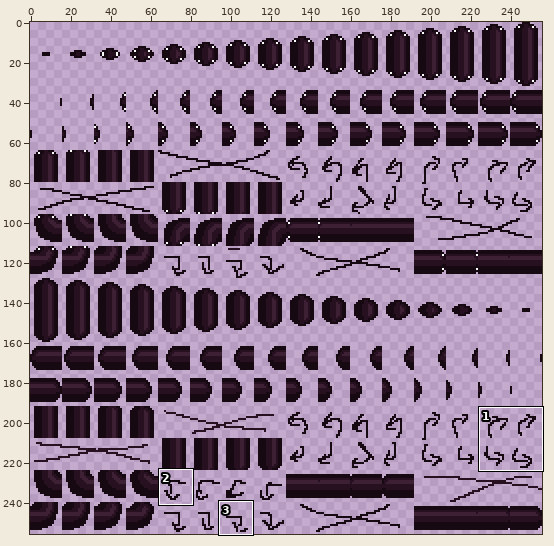
Two versions of one pixel-art file, assets/snake/head_animated.aseprite. Above: a wide view before the commit, with the close-up outlined.
Close-up. The starting point:
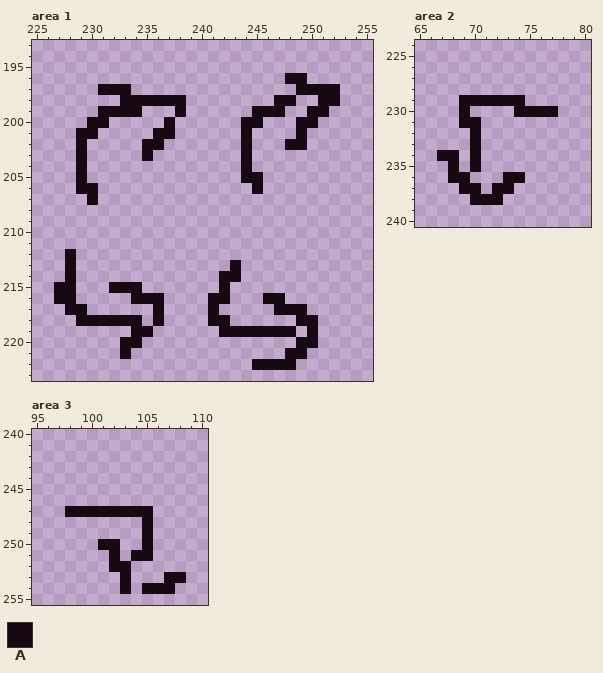
256x256 pixels, 1 frame. Shown: area 1: x 225..255, y 193..223; area 2: x 65..80, y 224..240; area 3: x 95..110, y 240..255. The commit also changed other parts of the picture, which this record leaves out.
Palette (. is transparent): A #160912
Pixels before, area 1, first column x 227:
196 .....................AA...
197 ....AAA...............AAAA
198 ......AAAAAA........AA..AA
199 ....AAAA...A......AAA..AA.
200 ...AA.....A......AA...AA..
201 ..AA.....AA......A....A...
202 ..A.....AA.......A...AA...
203 ..A.....A........A........
204 ..A..............A........
205 ..A..............AA.......
206 ..AA..............A.......
207 ...A......................
208 ..........................
209 ..........................
210 ..........................
211 ..........................
212 .A........................
213 .A..............A.........
214 .A.............AA.........
215 AA...AAA.......A..........
216 AA.....AAA....AA...AA.....
217 .AA......A....A.....AAA...
218 ..AAAAAA.A....AA......AA..
219 .......AA......AAAAAAA.A..
220 ......AA..............AA..
221 ......A..............AA...
222 ..................AAAA....
Pixels before, area 2, first column x 67:
229 ..AAAAAA...
230 ..A....AAAA
231 ..AA.......
232 ...A.......
233 ...A.......
234 AA.A.......
235 .A.A.......
236 .AA...AA...
237 ..AA.AA....
238 ...AAA.....
Pixels before, area 3, first column x 98:
247 AAAAAAAA...
248 .......A...
249 .......A...
250 ...AA..A...
251 ....A.AA...
252 ....AA.....
253 .....A...AA
254 .....A.AAA.
After:
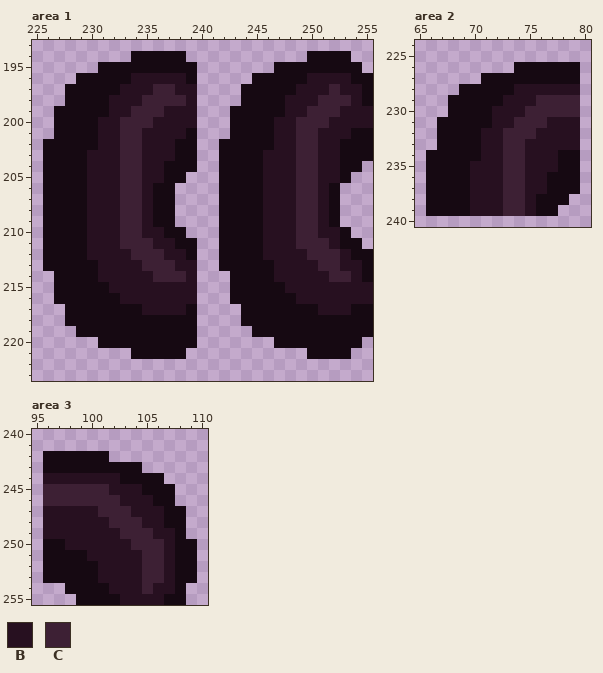
Colours new in this view: B #271020  C #3d2034
Edits made:
Area 1:
y 194: x 234..238 ..... -> AAAAA; x 250..253 .... -> AAAA
y 195: x 231..239 ......... -> AAAAAAAAA; x 247..254 ........ -> AAAAAAAA
y 196: x 229..239 ........... -> AAAAABBBBBA; x 245..247 ... -> AAA; x 250..255 ...... -> BBBBAA
y 197: x 228..230 ... -> AAA; x 233..239 A...... -> BBBCCBB; x 244..255 .....AAAA... -> AAAAABBBCBBA
y 198: x 228..239 .....AAAAAA. -> AAAABBBCCCCB; x 244..246 ... -> AAA; x 248..255 A..AA... -> BBBCCCBA
y 199: x 227..230 .... -> AAAA; x 232..239 AAA...A. -> BBCCCBBB; x 243..244 .. -> AA; x 248..255 ..AA.... -> BBCCCBBB
y 200: x 227..229 ... -> AAA; x 231..239 A.....A.. -> BBCCCBBBB; x 243 . -> A; x 246..255 ...AA..... -> ABBCCCBBBB
y 201: x 227..228 .. -> AA; x 231..239 .....AA.. -> BBCCBBBBA; x 243 . -> A; x 245..255 ....A...... -> AABBCCBBBAA
y 202: x 226..228 ... -> AAA; x 230..239 .....AA... -> ABBCCBBBAA; x 242..243 .. -> AA; x 245..255 ...AA...... -> AABBCCBBAAA
y 203: x 226..228 ... -> AAA; x 230..239 .....A.... -> BBBCCBBBAA; x 242..243 .. -> AA; x 245..255 ........... -> ABBBCCBBAAA
y 204: x 226..228 ... -> AAA; x 230..239 .......... -> BBBCCBBAAA; x 242..243 .. -> AA; x 245..254 .......... -> ABBBCCBBAA
y 205: x 226..228 ... -> AAA; x 230..238 ......... -> BBBCCBBAA; x 242..243 .. -> AA; x 246..253 ........ -> BBBCCBBA
y 206: x 226..228 ... -> AAA; x 230..237 A....... -> BBBCCBAA; x 242..244 ... -> AAA; x 246..252 ....... -> BBBCCBA
y 207: x 226..237 ....A....... -> AAAABBBCCBAA; x 242..252 ........... -> AAAABBBCCBA
y 208..209: x 226..237 ............ -> AAAABBBCCBAA; x 242..252 ........... -> AAAABBBCCBA
y 210: x 226..238 ............. -> AAAABBBCCBBAA; x 242..253 ............ -> AAAABBBCCBBA
y 211: x 226..239 .............. -> AAAABBBCCCBBAA; x 242..254 ............. -> AAAABBBCCCBAA
y 212: x 226..227 .. -> AA; x 229..239 ........... -> ABBBBCCCBBA; x 242..255 .............. -> AAAABBBBCCCBAA
y 213: x 226..227 .. -> AA; x 229..239 ........... -> AABBBBCCCBB; x 242 . -> A; x 244..255 ............ -> AAABBBBCCBBA
y 214: x 227 . -> A; x 229..239 ........... -> AABBBBBCCCB; x 242 A -> .; x 244..255 ............ -> AAABBBBBCCBA
y 215: x 229..239 ...AAA..... -> AAABBBBBBBB; x 242..255 A............. -> .AAAAABBBBBBBB
y 216: x 229..239 .....AAA... -> AAAABBBBBBB; x 241..245 AA... -> ..AAA; x 248..255 ........ -> ABBBBBBB
y 217: x 230..239 ......A... -> AAAAABBBBA; x 241 A -> .; x 244..246 ... -> AAA; x 250..255 ...... -> ABBBAA
y 218: x 228 . -> A; x 235 . -> A; x 237..239 ... -> AAA; x 241..242 AA -> ..; x 244..248 ..... -> AAAAA; x 251..255 ..... -> AAAAA
y 219: x 229..233 ..... -> AAAAA; x 236..239 .... -> AAAA; x 242..244 AAA -> ...; x 249 . -> A; x 251..255 ..... -> AAAAA
y 220: x 231..232 .. -> AA; x 235..239 ..... -> AAAAA; x 247..248 .. -> AA; x 251..254 .... -> AAAA
y 221: x 233..238 A..... -> .AAAAA; x 248..253 AA.... -> ..AAAA
y 222: x 245..248 AAAA -> ....
Area 2:
y 226: x 74..79 ...... -> AAAAAA
y 227: x 71..79 ......... -> AAAAAAAAA
y 228: x 69..79 ........... -> AAAAABBBBBB
y 229: x 68 . -> A; x 73..79 AA..... -> BBBCCCC
y 230: x 68 . -> A; x 70..79 ....AAAA.. -> AABBBCCCCC
y 231: x 67..68 .. -> AA; x 71..79 ......... -> ABBCCCBBB
y 232: x 67..69 ... -> AAA; x 71..79 ......... -> BBCCCBBBB
y 233: x 67..69 ... -> AAA; x 71..79 ......... -> BBCCBBBBB
y 234: x 66 . -> A; x 69 . -> A; x 71..79 ......... -> BBCCBBBAA
y 235: x 66..67 .. -> AA; x 69..79 .A......... -> ABBBCCBBBAA
y 236: x 66..67 .. -> AA; x 70..79 ...AA..... -> BBBCCBBAAA
y 237: x 66..68 ... -> AAA; x 70..79 A.AA...... -> BBBCCBBAAA
y 238: x 66..78 ....AAA...... -> AAAABBBCCBAAA
y 239: x 66..77 ............ -> AAAABBBCCBAA
Area 3:
y 242: x 96..101 ...... -> AAAAAA
y 243: x 96..104 ......... -> AAAAAAAAA
y 244: x 96..106 ........... -> BBBBBBBAAAA
y 245: x 96..107 ............ -> CCCCCCBBBAAA
y 246: x 96..107 ............ -> CCCCCCCBBBAA
y 247: x 96..108 ..AAAAAAAA... -> BBBBBCCCBBBAA
y 248: x 96..108 .........A... -> BBBBBBCCCBBAA
y 249: x 96..108 .........A... -> BBBBBBBCCCBBA
y 250: x 96..109 .....AA..A.... -> AABBBBBBCCCBAA
y 251: x 96..109 ......A.AA.... -> AAAABBBBBCCBAA
y 252: x 96..109 ......AA...... -> AAAAABBBBCCBAA
y 253: x 96..107 .......A...A -> AAAAABBBBCCB; x 109 . -> A
y 254: x 98..108 .....A.AAA. -> AAAABBBCBBA
y 255: x 99..108 .......... -> AAAABBBBAA
Pixel boxes of the changes (left, top, right, bottom) in both close-ups:
changed: (43, 51, 373, 370)
changed: (426, 62, 580, 216)
changed: (43, 451, 197, 605)
